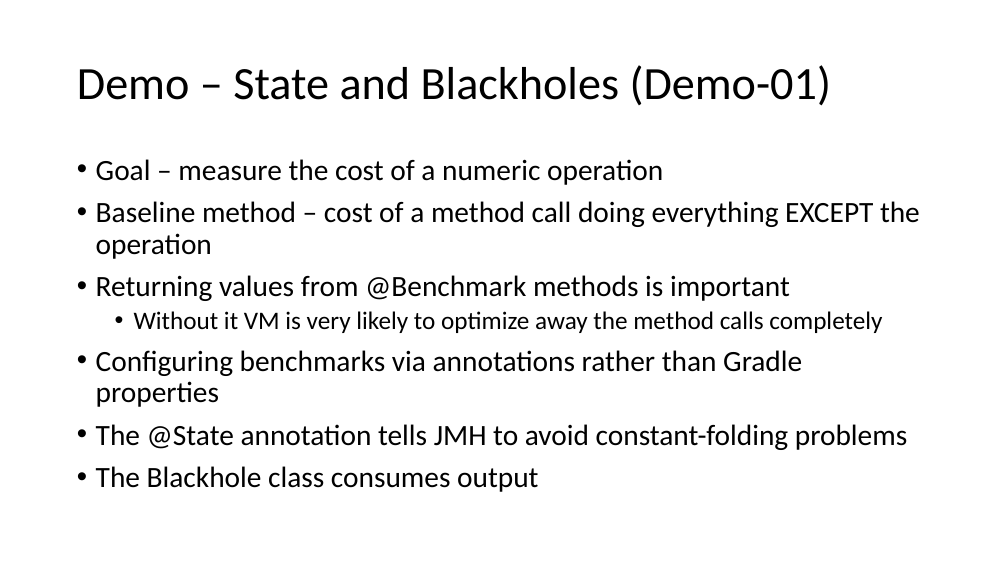
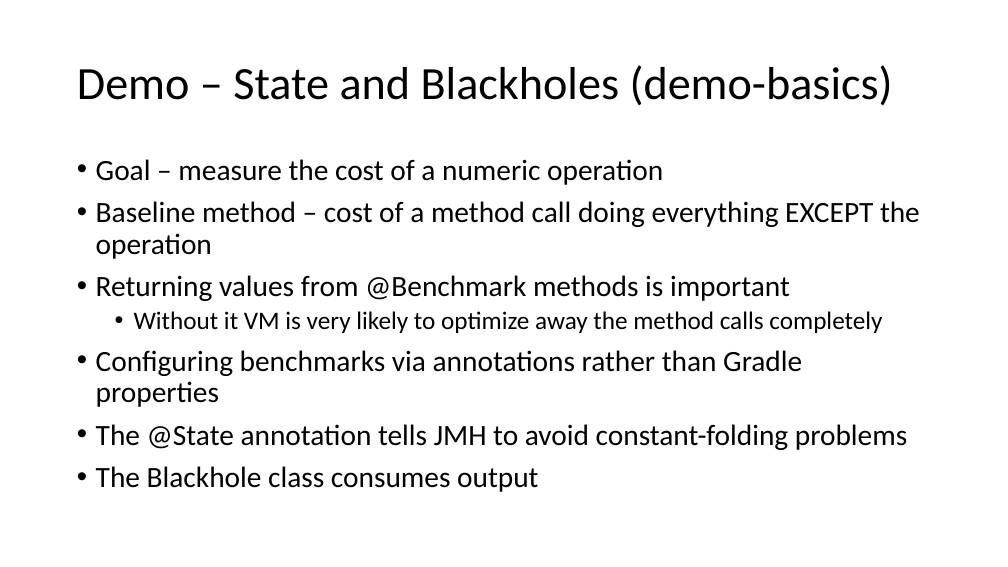
Before and after one commit to tresat/JMH-Presentation, a slide deck: slide 26 of doc/slides.pptx (slide 25 before the commit). Drawn at 1008x567 pixels with LibreOffice and Linux fonts; fonts in the diff are those of the drawing. Boxes give left, top, right and bottom in pixels: in the first picture for what was removed or moved away, otherwise in the second. Text is boxed around its words. In the diff, an @@ line names an element or a change of style, - is before the commit and + after.

```diff
--- a/doc/slides.pptx
+++ b/doc/slides.pptx
@@ title at <box>77,65,893,105</box>: text changed @@
-Demo – State and Blackholes (Demo-01)
+Demo – State and Blackholes (demo-basics)
```
Also in this commit, not shown: 3 other slides changed, 2 slides added, 41 other files.
